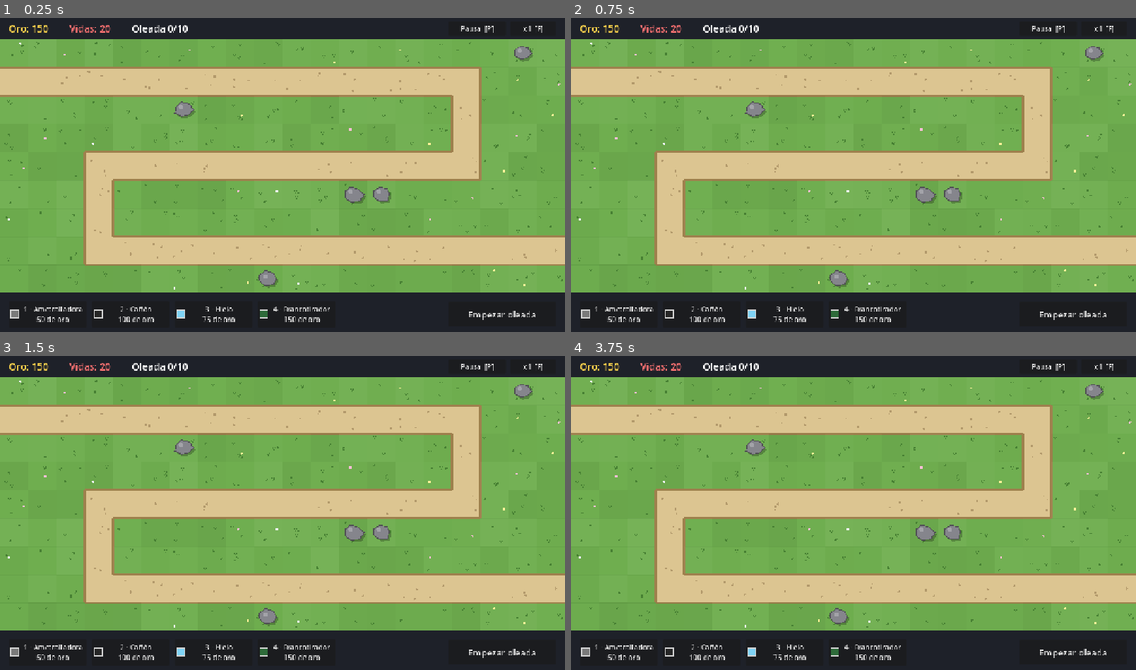
Above: before the commit, frames 1-4 (two rows, left to right).
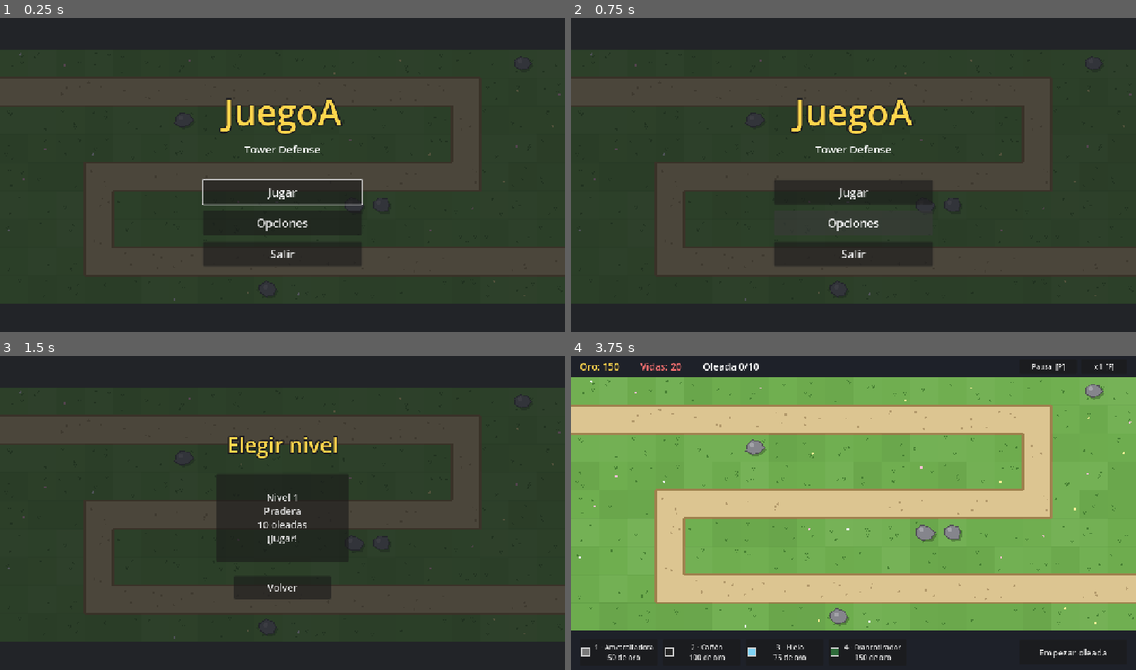
Above: after the commit, the same moments.

Repository: pasaporteN25/MonstersAndCanons
Game: Godot game, scene res://scenes/ui/main_menu.tscn
Same seed, same stepped clock (60 frames per second), same inputs: the game is played once before the commit and once after it. Before the commit the project starts from res://scenes/game/game.tscn.
Inputs (mouse positions are in pixels of both pictures, inside the frame that each line leads up to):
- Up to frame 1 (0.25 s): no input
- Up to frame 2 (0.75 s): click (853, 222) at 0.5 s, where only the run after the commit has a clickable "Opciones"
- Up to frame 3 (1.5 s): click (282, 528) at 1.25 s, where only the run after the commit has a clickable "Jugar"
- Up to frame 4 (3.75 s): click (853, 588) at 2 s, where only the run after the commit has a clickable "Volver"; click (853, 528) at 2.75 s, where only the run after the commit has a clickable "Jugar"; click (853, 519) at 3.5 s, where only the run after the commit has a clickable "Nivel 1 Pradera 10 oleadas ¡J…"

The runs differ from the first frame. In frame 1, 85% of the frame differs, in the area x 0-100%, y 2-97%; in frame 2, 85%; in frame 3, 85%; in frame 4, nothing differs.

Commit message:
T40-T42: guardado, menú principal y selección de nivel
- autoloads SaveManager (user://save.json, versión, tolerante a archivos
  rotos) y GameFlow (campaña, cambio de pantallas)
- data/campaign.tres con los niveles en orden
- menú principal y selección de nivel con el mapa de fondo
- fin de partida: Siguiente nivel / Reintentar / Niveles; ganar
  desbloquea el siguiente nivel y guarda (RF-112, RF-115)
- el progreso solo se guarda jugando desde el menú (RF-117)
- el juego arranca en el menú
- tests: test_save_manager (8), test_menus_and_flow (10)

Co-Authored-By: Claude Opus 5.5 <noreply@anthropic.com>

Diff:
--- /dev/null
+++ b/data/campaign.tres
@@ -0,0 +1,9 @@
+[gd_resource type="Resource" script_class="CampaignData" format=3]
+
+[ext_resource type="Script" path="res://scripts/data/level_data.gd" id="1_iacio"]
+[ext_resource type="Resource" path="res://data/levels/level_01.tres" id="2_1y28d"]
+[ext_resource type="Script" path="res://scripts/data/campaign_data.gd" id="3_avbr3"]
+
+[resource]
+script = ExtResource("3_avbr3")
+levels = Array[ExtResource("1_iacio")]([ExtResource("2_1y28d")])
--- a/project.godot
+++ b/project.godot
@@ -11,8 +11,13 @@
 [application]
 
 config/name="JuegoA"
-run/main_scene="res://scenes/game/game.tscn"
+run/main_scene="res://scenes/ui/main_menu.tscn"
 config/features=PackedStringArray("4.7", "GL Compatibility")
+
+[autoload]
+
+SaveManager="*res://scripts/autoload/save_manager.gd"
+GameFlow="*res://scripts/autoload/game_flow.gd"
 
 [display]
 
--- a/scenes/game/game.gd
+++ b/scenes/game/game.gd
@@ -35,6 +35,11 @@
 
 
 func _ready() -> void:
+	# Si se llegó desde el menú, se juega el nivel elegido; si no (F6, tests), el del Inspector.
+	var campaign_level: LevelData = GameFlow.current_level()
+	if campaign_level != null:
+		level_data = campaign_level
+
 	level = level_data.map_scene.instantiate()
 	level.position = MAP_OFFSET
 	add_child(level)
@@ -72,6 +77,8 @@
 	session.countdown_finished.connect(start_next_wave)
 	session.state_changed.connect(_on_state_changed)
 	end_screen.retry_pressed.connect(restart)
+	end_screen.next_pressed.connect(GameFlow.next_level)
+	end_screen.levels_pressed.connect(GameFlow.go_to_level_select)
 
 	hud.pause_pressed.connect(toggle_pause)
 	hud.speed_pressed.connect(toggle_speed)
@@ -219,7 +226,9 @@
 	build_controller.cancel()
 	build_controller.deselect_placed()
 	set_speed(1.0)
+	var in_campaign: bool = GameFlow.current_level() != null
 	if state == LevelSession.State.WON:
-		end_screen.show_victory(session.lives)
+		GameFlow.level_won(session.lives)  # RF-112 y RF-115: desbloquea y guarda
+		end_screen.show_victory(session.lives, GameFlow.has_next_level(), in_campaign)
 	else:
-		end_screen.show_defeat(session.wave, session.total_waves)
+		end_screen.show_defeat(session.wave, session.total_waves, in_campaign)
--- a/scenes/ui/end_screen.gd
+++ b/scenes/ui/end_screen.gd
@@ -3,26 +3,38 @@
 extends CanvasLayer
 
 signal retry_pressed
+signal next_pressed
+signal levels_pressed
 
 @onready var _title: Label = %Title
 @onready var _detail: Label = %Detail
 @onready var _retry_button: Button = %RetryButton
+@onready var _next_button: Button = %NextButton
+@onready var _levels_button: Button = %LevelsButton
 
 
 func _ready() -> void:
 	visible = false
 	_retry_button.pressed.connect(retry_pressed.emit)
+	_next_button.pressed.connect(next_pressed.emit)
+	_levels_button.pressed.connect(levels_pressed.emit)
 
 
-func show_victory(lives_left: int) -> void:
+## `has_next`: hay un nivel siguiente (y se juega desde la campaña).
+## `in_campaign`: se llegó desde el menú; si no (F6, tests), no hay a dónde volver.
+func show_victory(lives_left: int, has_next: bool, in_campaign: bool) -> void:
 	_title.text = "¡Victoria!"
 	_title.add_theme_color_override("font_color", Color(1, 0.84, 0.3))
 	_detail.text = "Vidas restantes: %d" % lives_left
+	_next_button.visible = has_next
+	_levels_button.visible = in_campaign
 	visible = true
 
 
-func show_defeat(wave: int, total_waves: int) -> void:
+func show_defeat(wave: int, total_waves: int, in_campaign: bool) -> void:
 	_title.text = "Derrota"
 	_title.add_theme_color_override("font_color", Color(1, 0.45, 0.45))
 	_detail.text = "Llegaste a la oleada %d de %d" % [wave, total_waves]
+	_next_button.visible = false
+	_levels_button.visible = in_campaign
 	visible = true
--- a/scenes/ui/end_screen.tscn
+++ b/scenes/ui/end_screen.tscn
@@ -51,6 +51,14 @@
 text = "Detalle"
 horizontal_alignment = 1
 
+[node name="NextButton" type="Button" parent="Dim/Center/Panel/Margin/Rows"]
+unique_name_in_owner = true
+custom_minimum_size = Vector2(0, 52)
+layout_mode = 2
+focus_mode = 0
+theme_override_font_sizes/font_size = 22
+text = "Siguiente nivel"
+
 [node name="RetryButton" type="Button" parent="Dim/Center/Panel/Margin/Rows"]
 unique_name_in_owner = true
 custom_minimum_size = Vector2(0, 52)
@@ -58,3 +66,11 @@
 focus_mode = 0
 theme_override_font_sizes/font_size = 22
 text = "Reintentar"
+
+[node name="LevelsButton" type="Button" parent="Dim/Center/Panel/Margin/Rows"]
+unique_name_in_owner = true
+custom_minimum_size = Vector2(0, 52)
+layout_mode = 2
+focus_mode = 0
+theme_override_font_sizes/font_size = 22
+text = "Niveles"
--- /dev/null
+++ b/scenes/ui/level_select.gd
@@ -0,0 +1,36 @@
+# Selección de nivel (RF-111, RF-112): una tarjeta por nivel de la campaña.
+# Los bloqueados no se pueden elegir; los completados muestran su mejor resultado.
+extends Control
+
+const CARD_SIZE := Vector2(300, 200)
+
+@onready var _cards: HBoxContainer = %Cards
+@onready var _back_button: Button = %BackButton
+
+
+func _ready() -> void:
+	_back_button.pressed.connect(GameFlow.go_to_main_menu)
+	for i: int in GameFlow.level_count():
+		_cards.add_child(_make_card(i))
+
+
+func _make_card(index: int) -> Button:
+	var level: LevelData = GameFlow.level(index)
+	var card := Button.new()
+	card.custom_minimum_size = CARD_SIZE
+	card.add_theme_font_size_override("font_size", 22)
+	card.text = "Nivel %d\n%s\n%d oleadas\n\n%s" % [
+		index + 1, level.display_name, level.waves.size(), status_text(index)]
+	card.disabled = not GameFlow.is_level_unlocked(index)
+	card.pressed.connect(GameFlow.start_level.bind(index))
+	return card
+
+
+## Texto de estado de la tarjeta (público para poder testearlo).
+func status_text(index: int) -> String:
+	var id: StringName = GameFlow.level(index).id
+	if not GameFlow.is_level_unlocked(index):
+		return "Bloqueado"
+	if SaveManager.is_completed(id):
+		return "Completado · mejor: %d vidas" % SaveManager.best_lives(id)
+	return "¡Jugar!"
--- /dev/null
+++ b/scenes/ui/level_select.tscn
@@ -0,0 +1,61 @@
+[gd_scene format=3]
+
+[ext_resource type="Script" path="res://scenes/ui/level_select.gd" id="1_select"]
+[ext_resource type="Script" path="res://scenes/ui/menu_background.gd" id="2_bg"]
+
+[node name="LevelSelect" type="Control"]
+layout_mode = 3
+anchors_preset = 15
+anchor_right = 1.0
+anchor_bottom = 1.0
+grow_horizontal = 2
+grow_vertical = 2
+script = ExtResource("1_select")
+
+[node name="Background" type="Node2D" parent="."]
+script = ExtResource("2_bg")
+
+[node name="Dim" type="ColorRect" parent="."]
+layout_mode = 1
+anchors_preset = 15
+anchor_right = 1.0
+anchor_bottom = 1.0
+grow_horizontal = 2
+grow_vertical = 2
+mouse_filter = 2
+color = Color(0.07, 0.08, 0.1, 0.72)
+
+[node name="Center" type="CenterContainer" parent="."]
+layout_mode = 1
+anchors_preset = 15
+anchor_right = 1.0
+anchor_bottom = 1.0
+grow_horizontal = 2
+grow_vertical = 2
+
+[node name="Rows" type="VBoxContainer" parent="Center"]
+layout_mode = 2
+theme_override_constants/separation = 32
+
+[node name="Title" type="Label" parent="Center/Rows"]
+layout_mode = 2
+theme_override_colors/font_color = Color(1, 0.84, 0.3, 1)
+theme_override_colors/font_outline_color = Color(0.1, 0.1, 0.12, 1)
+theme_override_constants/outline_size = 10
+theme_override_font_sizes/font_size = 48
+text = "Elegir nivel"
+horizontal_alignment = 1
+
+[node name="Cards" type="HBoxContainer" parent="Center/Rows"]
+unique_name_in_owner = true
+layout_mode = 2
+alignment = 1
+theme_override_constants/separation = 24
+
+[node name="BackButton" type="Button" parent="Center/Rows"]
+unique_name_in_owner = true
+custom_minimum_size = Vector2(220, 52)
+layout_mode = 2
+size_flags_horizontal = 4
+theme_override_font_sizes/font_size = 22
+text = "Volver"
--- /dev/null
+++ b/scenes/ui/main_menu.gd
@@ -0,0 +1,17 @@
+# Menú principal (RF-110): Jugar, Opciones, Salir.
+extends Control
+
+@onready var _play_button: Button = %PlayButton
+@onready var _options_button: Button = %OptionsButton
+@onready var _quit_button: Button = %QuitButton
+
+
+func _ready() -> void:
+	_play_button.pressed.connect(GameFlow.go_to_level_select)
+	_options_button.pressed.connect(_on_options_pressed)
+	_quit_button.pressed.connect(get_tree().quit)
+	_play_button.grab_focus()  # se puede jugar con Enter sin tocar el mouse
+
+
+func _on_options_pressed() -> void:
+	pass  # T47: se abre la pantalla de opciones
--- /dev/null
+++ b/scenes/ui/main_menu.tscn
@@ -0,0 +1,79 @@
+[gd_scene format=3]
+
+[ext_resource type="Script" path="res://scenes/ui/main_menu.gd" id="1_menu"]
+[ext_resource type="Script" path="res://scenes/ui/menu_background.gd" id="2_bg"]
+
+[node name="MainMenu" type="Control"]
+layout_mode = 3
+anchors_preset = 15
+anchor_right = 1.0
+anchor_bottom = 1.0
+grow_horizontal = 2
+grow_vertical = 2
+script = ExtResource("1_menu")
+
+[node name="Background" type="Node2D" parent="."]
+script = ExtResource("2_bg")
+
+[node name="Dim" type="ColorRect" parent="."]
+layout_mode = 1
+anchors_preset = 15
+anchor_right = 1.0
+anchor_bottom = 1.0
+grow_horizontal = 2
+grow_vertical = 2
+mouse_filter = 2
+color = Color(0.07, 0.08, 0.1, 0.72)
+
+[node name="Center" type="CenterContainer" parent="."]
+layout_mode = 1
+anchors_preset = 15
+anchor_right = 1.0
+anchor_bottom = 1.0
+grow_horizontal = 2
+grow_vertical = 2
+
+[node name="Rows" type="VBoxContainer" parent="Center"]
+custom_minimum_size = Vector2(360, 0)
+layout_mode = 2
+theme_override_constants/separation = 14
+
+[node name="Title" type="Label" parent="Center/Rows"]
+layout_mode = 2
+theme_override_colors/font_color = Color(1, 0.84, 0.3, 1)
+theme_override_colors/font_outline_color = Color(0.1, 0.1, 0.12, 1)
+theme_override_constants/outline_size = 12
+theme_override_font_sizes/font_size = 80
+text = "JuegoA"
+horizontal_alignment = 1
+
+[node name="Subtitle" type="Label" parent="Center/Rows"]
+layout_mode = 2
+theme_override_font_sizes/font_size = 24
+text = "Tower Defense"
+horizontal_alignment = 1
+
+[node name="Spacer" type="Control" parent="Center/Rows"]
+custom_minimum_size = Vector2(0, 24)
+layout_mode = 2
+
+[node name="PlayButton" type="Button" parent="Center/Rows"]
+unique_name_in_owner = true
+custom_minimum_size = Vector2(0, 56)
+layout_mode = 2
+theme_override_font_sizes/font_size = 26
+text = "Jugar"
+
+[node name="OptionsButton" type="Button" parent="Center/Rows"]
+unique_name_in_owner = true
+custom_minimum_size = Vector2(0, 56)
+layout_mode = 2
+theme_override_font_sizes/font_size = 26
+text = "Opciones"
+
+[node name="QuitButton" type="Button" parent="Center/Rows"]
+unique_name_in_owner = true
+custom_minimum_size = Vector2(0, 56)
+layout_mode = 2
+theme_override_font_sizes/font_size = 26
+text = "Salir"
--- /dev/null
+++ b/scenes/ui/menu_background.gd
@@ -0,0 +1,11 @@
+# Fondo de los menús: el mapa del primer nivel, oscurecido detrás de los botones.
+# Solo visual.
+extends Node2D
+
+
+func _ready() -> void:
+	if GameFlow.level_count() == 0:
+		return
+	var map: Node2D = GameFlow.level(0).map_scene.instantiate()
+	map.position = Vector2(0, 72)  # centrado en la pantalla de 720 px de alto
+	add_child(map)
--- /dev/null
+++ b/scripts/autoload/game_flow.gd
@@ -0,0 +1,68 @@
+# Flujo entre pantallas y campaña (plan §7). Es un autoload: se usa como `GameFlow`.
+# Recuerda qué nivel se está jugando y cambia de pantalla.
+extends Node
+
+const CAMPAIGN: CampaignData = preload("res://data/campaign.tres")
+const MAIN_MENU_SCENE: String = "res://scenes/ui/main_menu.tscn"
+const LEVEL_SELECT_SCENE: String = "res://scenes/ui/level_select.tscn"
+const GAME_SCENE: String = "res://scenes/game/game.tscn"
+
+## Índice del nivel de la campaña que se está jugando.
+## -1 = no se juega desde la campaña (por ejemplo, game.tscn abierto con F6, o un test):
+## en ese caso NO se guarda nada.
+var current_index: int = -1
+
+
+func level_count() -> int:
+	return CAMPAIGN.levels.size()
+
+
+func level(index: int) -> LevelData:
+	return CAMPAIGN.levels[index]
+
+
+## RF-112: el primer nivel siempre está desbloqueado; el resto, según el guardado.
+func is_level_unlocked(index: int) -> bool:
+	return index == 0 or SaveManager.is_unlocked(level(index).id)
+
+
+func current_level() -> LevelData:
+	return null if current_index < 0 else level(current_index)
+
+
+func has_next_level() -> bool:
+	return current_index >= 0 and current_index + 1 < level_count()
+
+
+## RF-90 y RF-112: guarda la victoria y desbloquea el siguiente nivel.
+func level_won(lives: int) -> void:
+	if current_index < 0:
+		return
+	SaveManager.record_victory(level(current_index).id, lives)
+	if has_next_level():
+		SaveManager.unlock(level(current_index + 1).id)
+	SaveManager.save()
+
+
+# --- Cambiar de pantalla ---
+
+func start_level(index: int) -> void:
+	if not is_level_unlocked(index):
+		return
+	current_index = index
+	get_tree().change_scene_to_file(GAME_SCENE)
+
+
+func next_level() -> void:
+	if has_next_level():
+		start_level(current_index + 1)
+
+
+func go_to_main_menu() -> void:
+	current_index = -1
+	get_tree().change_scene_to_file(MAIN_MENU_SCENE)
+
+
+func go_to_level_select() -> void:
+	current_index = -1
+	get_tree().change_scene_to_file(LEVEL_SELECT_SCENE)
--- /dev/null
+++ b/scripts/autoload/save_manager.gd
@@ -0,0 +1,120 @@
+# Guarda y carga el progreso y las opciones (RF-115, plan §7.1).
+# Es un autoload: existe siempre y se usa como `SaveManager`.
+#
+# Si el archivo no existe, está corrupto o es de otra versión, se empieza con el
+# progreso por defecto y el juego NO se cierra.
+extends Node
+
+const SAVE_VERSION: int = 1
+const DEFAULT_PATH: String = "user://save.json"
+const DEFAULT_SETTINGS: Dictionary = {"music_volume": 0.7, "sfx_volume": 0.8, "fullscreen": false}
+
+## Los tests lo cambian para no tocar el guardado real del jugador.
+var save_path: String = DEFAULT_PATH
+
+var _levels: Dictionary = {}    # { "level_01": {"unlocked": bool, "completed": bool, "best_lives": int} }
+var _settings: Dictionary = {}
+
+
+func _ready() -> void:
+	load_save()
+
+
+# --- Archivo ---
+
+func load_save() -> void:
+	_levels = {}
+	_settings = DEFAULT_SETTINGS.duplicate()
+	if not FileAccess.file_exists(save_path):
+		return
+	var file := FileAccess.open(save_path, FileAccess.READ)
+	if file == null:
+		return
+	# JSON.new().parse() en vez de JSON.parse_string(): un archivo roto es un caso
+	# previsto (se empieza de cero), no un error del programa que haya que registrar.
+	var json := JSON.new()
+	var parsed: Variant = json.data if json.parse(file.get_as_text()) == OK else null
+	if not parsed is Dictionary or int((parsed as Dictionary).get("version", 0)) != SAVE_VERSION:
+		push_warning("Guardado ilegible o de otra versión: se empieza de cero (%s)" % save_path)
+		return
+	_read_levels((parsed as Dictionary).get("levels", {}))
+	_read_settings((parsed as Dictionary).get("settings", {}))
+
+
+func save() -> bool:
+	var file := FileAccess.open(save_path, FileAccess.WRITE)
+	if file == null:
+		push_warning("No se pudo guardar en %s" % save_path)
+		return false
+	var data := {"version": SAVE_VERSION, "levels": _levels, "settings": _settings}
+	file.store_string(JSON.stringify(data, "  "))
+	return true
+
+
+# --- Progreso de niveles (RF-111, RF-112) ---
+
+func is_unlocked(level_id: StringName) -> bool:
+	return _level(level_id).get("unlocked", false)
+
+
+func is_completed(level_id: StringName) -> bool:
+	return _level(level_id).get("completed", false)
+
+
+## Mejor cantidad de vidas con la que se ganó el nivel (0 si nunca se ganó).
+func best_lives(level_id: StringName) -> int:
+	return _level(level_id).get("best_lives", 0)
+
+
+func unlock(level_id: StringName) -> void:
+	var entry: Dictionary = _level(level_id)
+	entry["unlocked"] = true
+	_levels[String(level_id)] = entry
+
+
+## Se ganó el nivel: queda completado y se guarda la mejor cantidad de vidas.
+func record_victory(level_id: StringName, lives: int) -> void:
+	var entry: Dictionary = _level(level_id)
+	entry["unlocked"] = true
+	entry["completed"] = true
+	entry["best_lives"] = maxi(lives, entry.get("best_lives", 0))
+	_levels[String(level_id)] = entry
+
+
+# --- Opciones (RF-113) ---
+
+func get_setting(key: String) -> Variant:
+	return _settings.get(key, DEFAULT_SETTINGS.get(key))
+
+
+func set_setting(key: String, value: Variant) -> void:
+	_settings[key] = value
+
+
+# --- Lectura defensiva: cualquier dato raro se ignora ---
+
+func _level(level_id: StringName) -> Dictionary:
+	return (_levels.get(String(level_id), {}) as Dictionary).duplicate()
+
+
+func _read_levels(raw: Variant) -> void:
+	if not raw is Dictionary:
+		return
+	for id: Variant in raw:
+		var entry: Variant = raw[id]
+		if not entry is Dictionary:
+			continue
+		# JSON guarda todos los números como decimales: se vuelven a entero.
+		_levels[str(id)] = {
+			"unlocked": bool(entry.get("unlocked", false)),
+			"completed": bool(entry.get("completed", false)),
+			"best_lives": int(entry.get("best_lives", 0)),
+		}
+
+
+func _read_settings(raw: Variant) -> void:
+	if not raw is Dictionary:
+		return
+	for key: String in DEFAULT_SETTINGS:
+		if raw.has(key) and typeof(raw[key]) in [TYPE_FLOAT, TYPE_INT, TYPE_BOOL]:
+			_settings[key] = raw[key]
--- /dev/null
+++ b/scripts/data/campaign_data.gd
@@ -0,0 +1,6 @@
+# La campaña: los niveles en orden (spec §7, RF-112).
+# Ganar el nivel N desbloquea el N+1.
+class_name CampaignData
+extends Resource
+
+@export var levels: Array[LevelData] = []
--- a/tests/test_build_and_end.gd
+++ b/tests/test_build_and_end.gd
@@ -110,3 +110,4 @@
 	assert_true(game.end_screen.visible)
 	assert_eq(_end_screen_text("Title"), "¡Victoria!")
 	assert_eq(_end_screen_text("Detail"), "Vidas restantes: 20")
+	assert_false((game.end_screen.get_node("%NextButton") as Button).visible, "fuera de la campaña")
--- /dev/null
+++ b/tests/test_menus_and_flow.gd
@@ -0,0 +1,107 @@
+# Tests de menús y campaña (T41, T42, RF-110 a RF-112).
+# OJO: nunca se llaman funciones que cambian de pantalla (start_level, go_to_...):
+# reemplazarían la escena de GUT y cortarían los tests.
+extends GutTest
+
+const TEST_PATH: String = "user://test_save.json"
+const GAME_SCENE: PackedScene = preload("res://scenes/game/game.tscn")
+
+
+func before_each() -> void:
+	if FileAccess.file_exists(TEST_PATH):
+		DirAccess.remove_absolute(TEST_PATH)
+	SaveManager.save_path = TEST_PATH
+	SaveManager.load_save()
+	GameFlow.current_index = -1
+
+
+func after_each() -> void:
+	GameFlow.current_index = -1
+	if FileAccess.file_exists(TEST_PATH):
+		DirAccess.remove_absolute(TEST_PATH)
+	SaveManager.save_path = SaveManager.DEFAULT_PATH
+	SaveManager.load_save()
+
+
+# --- Campaña y desbloqueo (RF-112) ---
+
+func test_campaign_starts_with_level_01() -> void:
+	assert_gt(GameFlow.level_count(), 0)
+	assert_eq(GameFlow.level(0).id, &"level_01")
+
+
+func test_only_the_first_level_is_unlocked_at_start() -> void:
+	assert_true(GameFlow.is_level_unlocked(0))
+	for i: int in range(1, GameFlow.level_count()):
+		assert_false(GameFlow.is_level_unlocked(i), "nivel %d bloqueado" % (i + 1))
+
+
+func test_winning_unlocks_the_next_level_and_saves() -> void:
+	GameFlow.current_index = 0
+	GameFlow.level_won(15)
+	assert_true(SaveManager.is_completed(&"level_01"))
+	assert_eq(SaveManager.best_lives(&"level_01"), 15)
+	if GameFlow.level_count() > 1:
+		assert_true(GameFlow.is_level_unlocked(1), "RF-112")
+	assert_true(FileAccess.file_exists(TEST_PATH), "se guardó en disco")
+
+
+func test_winning_outside_the_campaign_saves_nothing() -> void:
+	GameFlow.current_index = -1
+	GameFlow.level_won(15)
+	assert_false(SaveManager.is_completed(&"level_01"))
+	assert_false(FileAccess.file_exists(TEST_PATH))
+
+
+# --- La partida usa el nivel de la campaña ---
+
+func test_game_plays_the_campaign_level() -> void:
+	GameFlow.current_index = 0
+	var game: Game = GAME_SCENE.instantiate()
+	add_child_autofree(game)
+	assert_eq(game.level_data, GameFlow.level(0))
+
+
+func test_victory_in_campaign_shows_levels_button_and_saves() -> void:
+	GameFlow.current_index = 0
+	var game: Game = GAME_SCENE.instantiate()
+	add_child_autofree(game)
+	for i: int in game.session.total_waves:
+		game.session.begin_wave()
+		game.session.complete_wave()
+	assert_true((game.end_screen.get_node("%LevelsButton") as Button).visible)
+	assert_eq((game.end_screen.get_node("%NextButton") as Button).visible, GameFlow.level_count() > 1)
+	assert_true(SaveManager.is_completed(&"level_01"))
+
+
+func test_victory_outside_campaign_hides_menu_buttons() -> void:
+	var game: Game = GAME_SCENE.instantiate()
+	add_child_autofree(game)
+	game.session.lose_lives(100)
+	assert_false((game.end_screen.get_node("%LevelsButton") as Button).visible)
+	assert_false((game.end_screen.get_node("%NextButton") as Button).visible)
+
+
+# --- Pantallas (RF-110, RF-111) ---
+
+func test_main_menu_has_its_buttons() -> void:
+	var menu: Control = (load("res://scenes/ui/main_menu.tscn") as PackedScene).instantiate()
+	add_child_autofree(menu)
+	for button_name: String in ["PlayButton", "OptionsButton", "QuitButton"]:
+		assert_not_null(menu.get_node_or_null("%" + button_name), button_name)
+
+
+func test_level_select_shows_one_card_per_level() -> void:
+	var select: Control = (load("res://scenes/ui/level_select.tscn") as PackedScene).instantiate()
+	add_child_autofree(select)
+	var cards: HBoxContainer = select.get_node("%Cards")
+	assert_eq(cards.get_child_count(), GameFlow.level_count())
+	assert_false((cards.get_child(0) as Button).disabled, "el nivel 1 se puede elegir")
+	assert_eq(select.status_text(0), "¡Jugar!")
+
+
+func test_level_select_shows_best_result() -> void:
+	SaveManager.record_victory(&"level_01", 17)
+	var select: Control = (load("res://scenes/ui/level_select.tscn") as PackedScene).instantiate()
+	add_child_autofree(select)
+	assert_eq(select.status_text(0), "Completado · mejor: 17 vidas", "RF-111")
--- /dev/null
+++ b/tests/test_save_manager.gd
@@ -0,0 +1,96 @@
+# Tests del guardado (T40, RF-115, plan §7.1).
+# Usan un archivo aparte para no tocar el progreso real del jugador.
+extends GutTest
+
+const TEST_PATH: String = "user://test_save.json"
+
+
+func before_each() -> void:
+	_delete_test_file()
+	SaveManager.save_path = TEST_PATH
+	SaveManager.load_save()
+
+
+func after_each() -> void:
+	_delete_test_file()
+	SaveManager.save_path = SaveManager.DEFAULT_PATH
+	SaveManager.load_save()  # vuelve a dejar cargado el progreso real
+
+
+func _delete_test_file() -> void:
+	if FileAccess.file_exists(TEST_PATH):
+		DirAccess.remove_absolute(TEST_PATH)
+
+
+func _write_test_file(text: String) -> void:
+	var file := FileAccess.open(TEST_PATH, FileAccess.WRITE)
+	file.store_string(text)
+	file.close()
+
+
+# --- Sin archivo ---
+
+func test_starts_empty_without_a_file() -> void:
+	assert_false(SaveManager.is_completed(&"level_01"))
+	assert_false(SaveManager.is_unlocked(&"level_02"))
+	assert_eq(SaveManager.best_lives(&"level_01"), 0)
+	assert_eq(SaveManager.get_setting("fullscreen"), false)
+
+
+# --- Guardar y volver a cargar (criterio de aceptación RF-115) ---
+
+func test_progress_survives_closing_the_game() -> void:
+	SaveManager.record_victory(&"level_01", 17)
+	SaveManager.unlock(&"level_02")
+	assert_true(SaveManager.save())
+	SaveManager.load_save()  # como si se cerrara y volviera a abrir
+	assert_true(SaveManager.is_completed(&"level_01"))
+	assert_eq(SaveManager.best_lives(&"level_01"), 17)
+	assert_true(SaveManager.is_unlocked(&"level_02"), "criterio de aceptación RF-115")
+
+
+func test_best_lives_keeps_the_best() -> void:
+	SaveManager.record_victory(&"level_01", 17)
+	SaveManager.record_victory(&"level_01", 9)
+	assert_eq(SaveManager.best_lives(&"level_01"), 17)
+	SaveManager.record_victory(&"level_01", 20)
+	assert_eq(SaveManager.best_lives(&"level_01"), 20)
+
+
+func test_settings_survive_closing_the_game() -> void:
+	SaveManager.set_setting("music_volume", 0.25)
+	SaveManager.set_setting("fullscreen", true)
+	SaveManager.save()
+	SaveManager.load_save()
+	assert_almost_eq(float(SaveManager.get_setting("music_volume")), 0.25, 0.001)
+	assert_eq(SaveManager.get_setting("fullscreen"), true)
+
+
+func test_file_has_the_documented_format() -> void:
+	SaveManager.record_victory(&"level_01", 17)
+	SaveManager.save()
+	var parsed: Dictionary = JSON.parse_string(FileAccess.get_file_as_string(TEST_PATH))
+	assert_eq(int(parsed["version"]), 1, "plan §7.1")
+	assert_true(parsed["levels"]["level_01"]["completed"])
+	assert_true(parsed.has("settings"))
+
+
+# --- Archivos problemáticos: nunca rompen el juego ---
+
+func test_corrupt_file_starts_from_zero() -> void:
+	_write_test_file("{ esto no es json")
+	SaveManager.load_save()
+	assert_false(SaveManager.is_completed(&"level_01"))
+
+
+func test_other_version_starts_from_zero() -> void:
+	_write_test_file('{"version": 99, "levels": {"level_01": {"completed": true}}}')
+	SaveManager.load_save()
+	assert_false(SaveManager.is_completed(&"level_01"))
+
+
+func test_weird_values_are_ignored() -> void:
+	_write_test_file('{"version": 1, "levels": {"level_01": "hola"}, "settings": {"fullscreen": "sí"}}')
+	SaveManager.load_save()
+	assert_false(SaveManager.is_completed(&"level_01"))
+	assert_eq(SaveManager.get_setting("fullscreen"), false, "se queda el valor por defecto")
Not shown, added: scenes/ui/level_select.gd.uid
Not shown, added: scenes/ui/main_menu.gd.uid
Not shown, added: scenes/ui/menu_background.gd.uid
Not shown, added: scripts/autoload/game_flow.gd.uid
Not shown, added: scripts/autoload/save_manager.gd.uid
Not shown, added: scripts/data/campaign_data.gd.uid
Not shown, added: tests/test_menus_and_flow.gd.uid
Not shown, added: tests/test_pause_speed.gd.uid
Not shown, added: tests/test_save_manager.gd.uid
Not shown, removed: scripts/autoload/.gitkeep
Not shown, changed: specs/01-spec.md
Not shown, changed: specs/03-tareas.md
